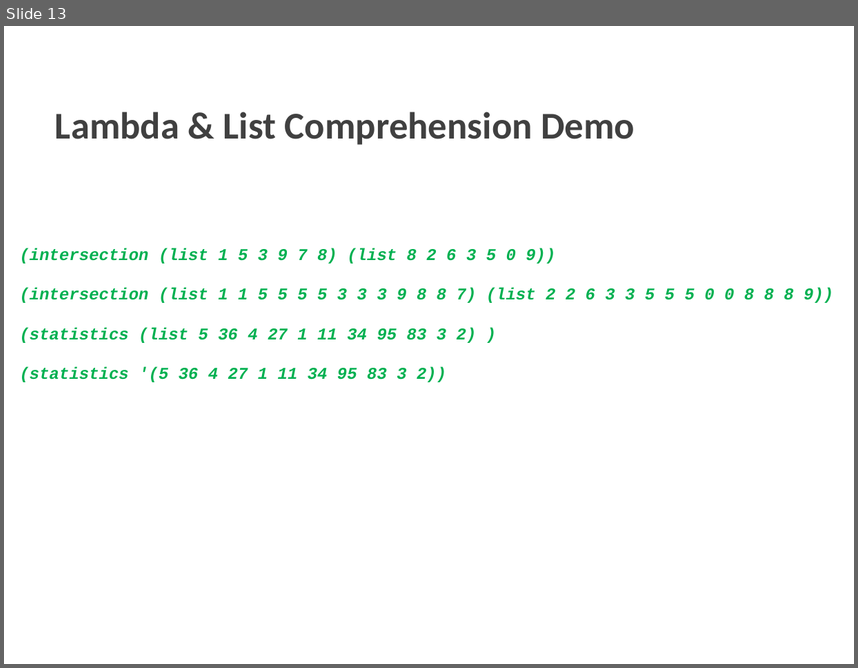
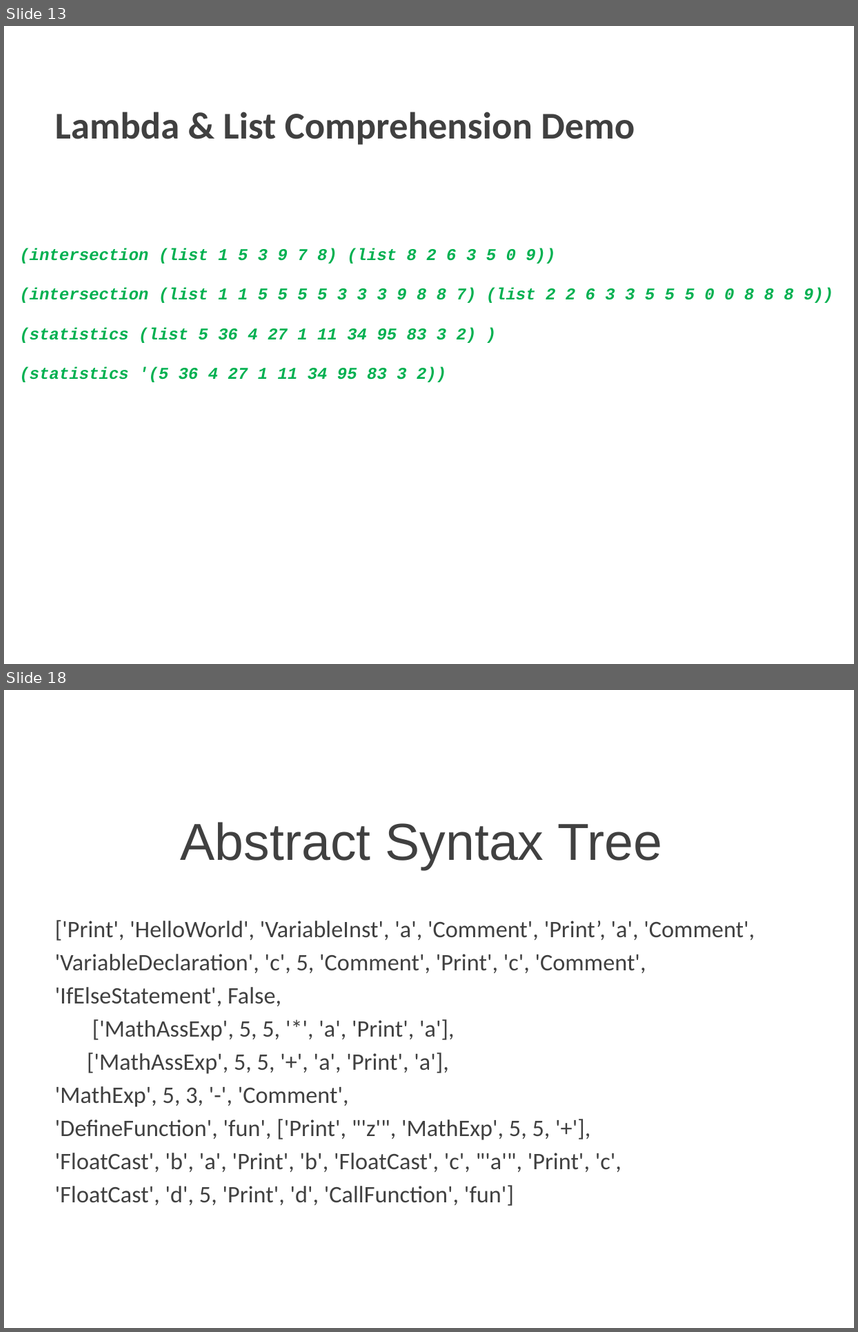
Before and after one commit to jht585/PLFinal, a slide deck: PLFinal.pptx. Shown one above the other, each under a label of ours: slide 13 before the commit, slides 13 and 18 after it; the slides between them are not shown. The pictures are 858x668 and 858x1332 pixels, drawn with LibreOffice and Linux fonts; fonts in the diff are those of the drawing; background and template pictures are left out. Boxes give left, top, right and bottom in pixels: in the first picture for what was removed or moved away, otherwise in the second. Text is boxed around its words. In the diff, an @@ line names an element or a change of style, - is before the commit and + after.

```diff
--- a/PLFinal.pptx
+++ b/PLFinal.pptx
@@ slide 18 added at box(4, 690, 854, 1328), background picture (left out) @@
@@ title added at box(181, 822, 662, 870), 44 pt, text #404040 @@
+Abstract Syntax Tree
@@ text added at box(55, 920, 755, 1205), 20 pt, text #404040 @@
+['Print', 'HelloWorld', 'VariableInst', 'a', 'Comment', 'Print’, 'a', 'Comment',
+'VariableDeclaration', 'c', 5, 'Comment', 'Print', 'c', 'Comment',
+'IfElseStatement', False,
+['MathAssExp', 5, 5, '*', 'a', 'Print', 'a'],
+['MathAssExp', 5, 5, '+', 'a', 'Print', 'a'],
+'MathExp', 5, 3, '-', 'Comment',
+'DefineFunction', 'fun', ['Print', "'z'", 'MathExp', 5, 5, '+'],
+'FloatCast', 'b', 'a', 'Print', 'b', 'FloatCast', 'c', "'a'", 'Print', 'c',
+'FloatCast', 'd', 5, 'Print', 'd', 'CallFunction', 'fun']
```
Also in this commit, not shown: 1 slide changed, 5 other slides added, 11 other files.
